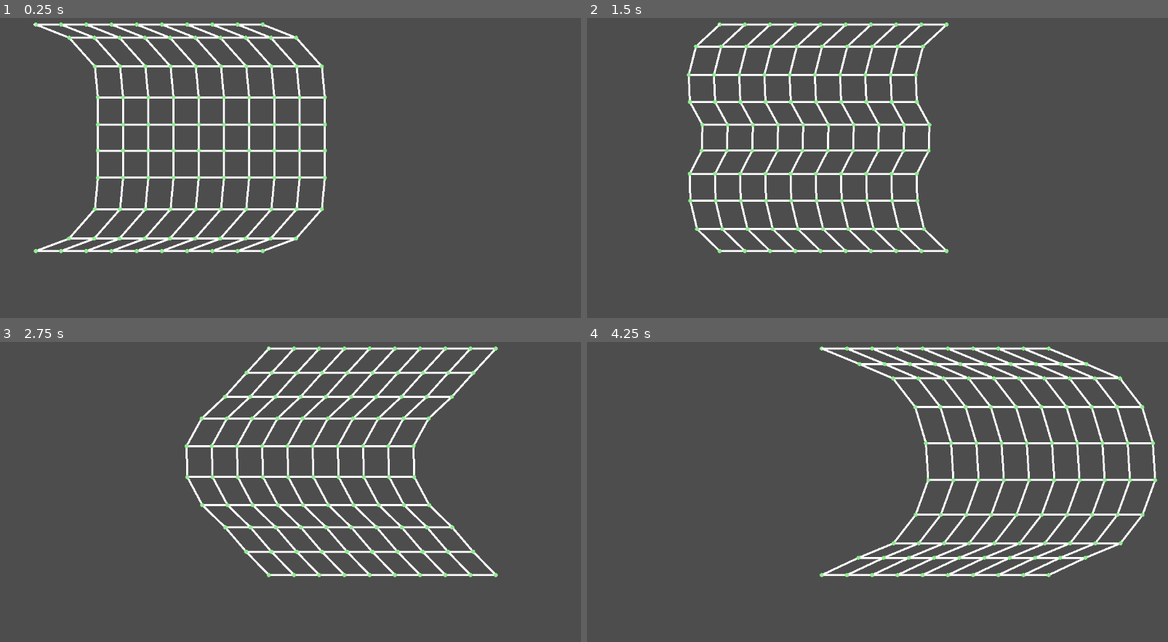
Above: before the commit, frames 1-4 (two rows, left to right).
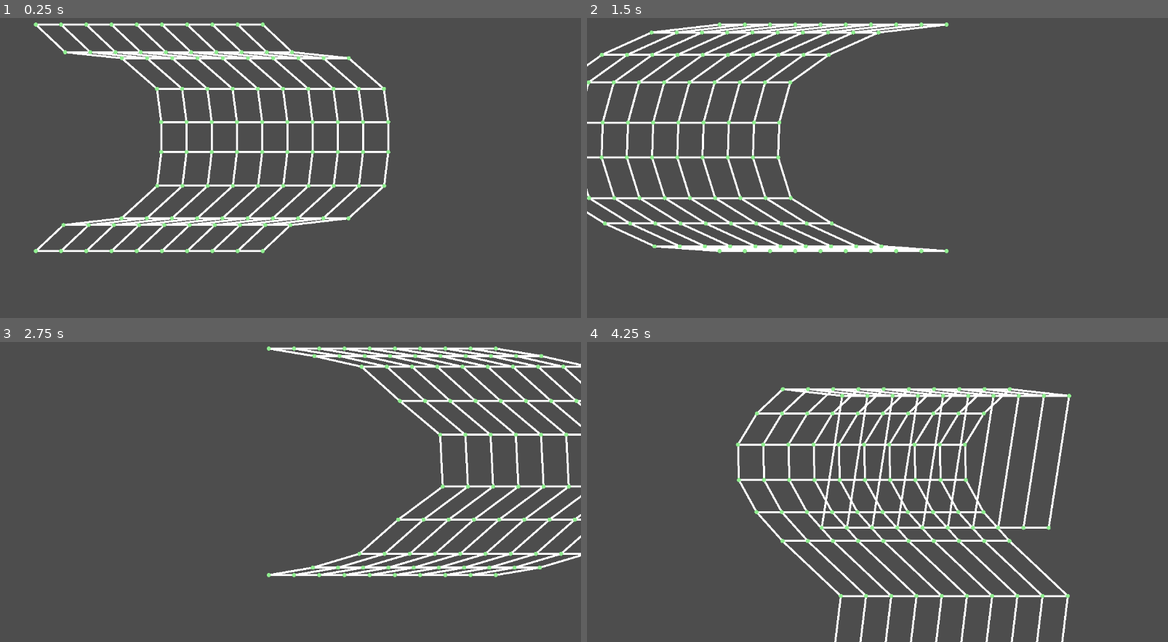
Above: after the commit, the same moments.

Repository: kennethbchen/Medical-Malpicross-Game
Game: Godot game, scene res://scenes/game.tscn
The game is run twice, just before and just after one commit, with the same random seed, the same clock (stepped at 60 frames per second) and the same inputs.
Inputs (mouse positions are in pixels of both pictures, inside the frame that each line leads up to):
- Up to frame 1 (0.25 s): no input
- Up to frame 2 (1.5 s): move the mouse to (1005, 138) at 0.52 s; move the mouse to (761, 171) at 1.27 s
- Up to frame 3 (2.75 s): move the mouse to (348, 408) at 2.02 s
- Up to frame 4 (4.25 s): move the mouse to (848, 543) at 2.77 s; move the mouse to (1051, 528) at 3.52 s; click (1051, 528) at 4.15 s

The runs differ from the first frame. In frame 1, 12% of the frame differs, in the area x 5-68%, y 1-78%; in frame 2, 12%; in frame 3, 12%; in frame 4, 16%, in the area x 25-99%, y 1-100%.

Commit message:
Moving the points is simpler than faking it with a spring

Diff:
--- a/project.godot
+++ b/project.godot
@@ -27,3 +27,8 @@
 "events": [Object(InputEventKey,"resource_local_to_scene":false,"resource_name":"","device":-1,"window_id":0,"alt_press …(192 unchanged characters)…
 ]
 }
+debug_click={
+"deadzone": 0.2,
+"events": [Object(InputEventMouseButton,"resource_local_to_scene":false,"resource_name":"","device":-1,"window_id":0,"alt_pressed":false,"shift_pressed":false,"ctrl_pressed":false,"meta_pressed":false,"button_mask":1,"position":Vector2(128, 19),"global_position":Vector2(137, 67),"factor":1.0,"button_index":1,"canceled":false,"pressed":true,"double_click":false,"script":null)
+]
+}
--- a/scenes/game.tscn
+++ b/scenes/game.tscn
@@ -1,7 +1,6 @@
-[gd_scene load_steps=3 format=3 uid="uid://hwsx8i5h37ma"]
+[gd_scene load_steps=2 format=3 uid="uid://hwsx8i5h37ma"]
 
 [ext_resource type="Script" uid="uid://cn331p8wooovl" path="res://scripts/point_grid.gd" id="1_uwrxv"]
-[ext_resource type="Script" uid="uid://6t2lpla7e4sg" path="res://scripts/damped_spring_2d.gd" id="2_yqjtg"]
 
 [node name="Game" type="Node2D"]
 
@@ -9,8 +8,3 @@
 position = Vector2(320, 65)
 script = ExtResource("1_uwrxv")
 metadata/_edit_group_ = true
-
-[node name="DampedSpring2D" type="Node2D" parent="Node2D"]
-script = ExtResource("2_yqjtg")
-damping_ratio = 0.05
-draw_spring = true
--- a/scripts/point_grid.gd
+++ b/scripts/point_grid.gd
@@ -8,15 +8,28 @@
 # (column, row) -> Point Mass
 var point_map: Dictionary[Vector2, PointMassSim.PointMass]
 
+var original_fixed_point_offset: Dictionary[PointMassSim.PointMass, Vector2]
+
 # Fake inertia by simulating a damped spring?
 var intertia_velocity: Vector2 = Vector2(0, 0)
 
 var init_position: Vector2
+
+var drag: bool = false
+
+var fixed_point_offset: Vector2
+
 func _ready() -> void:
 
 	init_position = global_position
 
 	generate_point_grid(10, 10, 50)
+
+func _unhandled_input(event: InputEvent) -> void:
+	if event.is_action_pressed("debug_click"):
+		drag = true
+	elif event.is_action_released("debug_click"):
+		drag = false
 
 func generate_point_grid(columns: int, rows: int, point_distance: float):
 
@@ -29,6 +42,7 @@
 
 			if row == 0 or row == rows - 1:
 				point.fixed = true
+				original_fixed_point_offset[point] = pos
 
 			point_map[Vector2(col, row)] = point
 
@@ -55,8 +69,10 @@
 
 func _physics_process(delta: float) -> void:
 
-	position.x = init_position.x + cos((Time.get_ticks_msec() / 1000.0)) * 250.0
-	intertia_velocity = (damped_spring.spring_position - global_position)
+	fixed_point_offset.x = cos((Time.get_ticks_msec() / 1000.0)) * 250.0
+
+	if drag:
+		fixed_point_offset = get_global_mouse_position() - global_position
 
 	_simulate(delta)
 
@@ -66,15 +82,14 @@
 	queue_redraw()
 
 func _simulate(delta: float) -> void:
-	# intertia_velocity
-	for point in points:
-		point.velocity += intertia_velocity
+
 
 	# Symplectic Euler integration
 	for point in points:
 
 		if point.fixed:
 			point.velocity = Vector2.ZERO
+			point.position = original_fixed_point_offset[point] + fixed_point_offset
 			continue
 
 		point.position += point.velocity * delta
Not shown, changed: .gitignore
